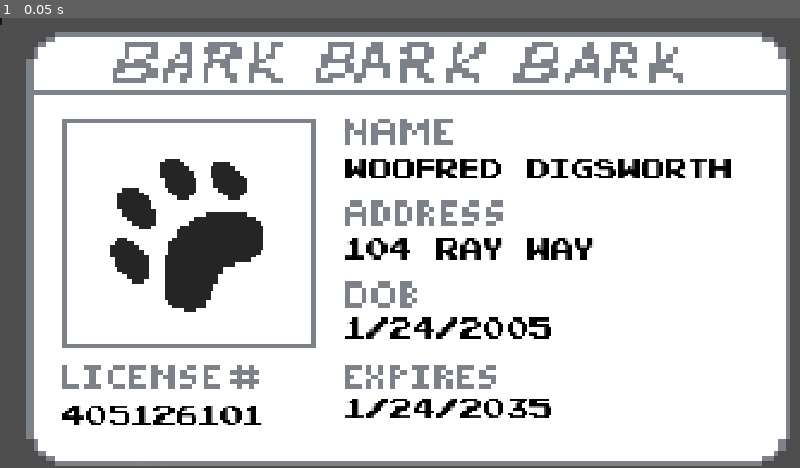
Above: before the commit, frame 1.
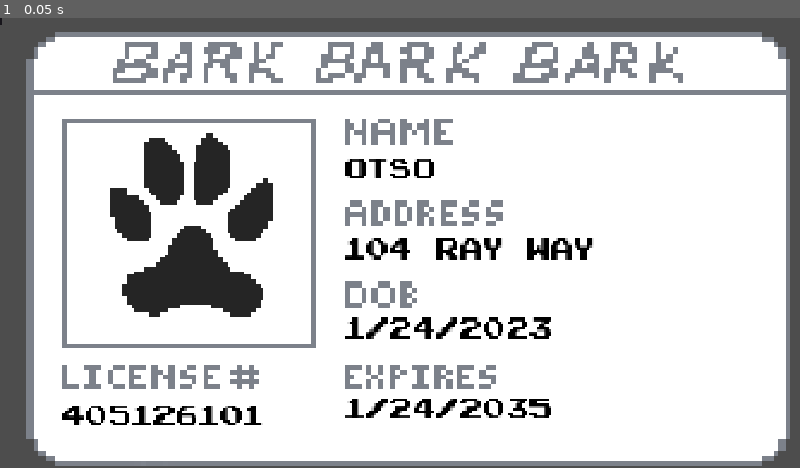
Above: after the commit, the same moment.

Repository: benjamin051000/ruff-night-out
Game: Godot game, scene res://tests/testidcheck.tscn
Same seed, same stepped clock (60 frames per second), same inputs: the game is played once before the commit and once after it. This scene is started directly instead of the project's main scene.
Inputs:
- Up to frame 1 (0.05 s): no input

The runs differ from the first frame. In frame 1, 4.7% of the frame differs, in the area x 13-92%, y 25-72%.

Commit message:
simplify newguesttype logic and inline it
Signed-off-by: Benjamin Wheeler <benjaminwheeler0510@gmail.com>

Diff:
--- a/src/characters/guest.gd
+++ b/src/characters/guest.gd
@@ -4,7 +4,6 @@
 
 @onready var speech_bubble: MarginContainer = $SpeechBubble
 @export var dogtype: DogType
-var real_or_fake
 var rand_minigame
 var dialogue
 
@@ -14,13 +13,6 @@
 var rest_point_bottom: Vector2
 
 @onready var sprite: AnimatedSprite2D = $AnimatedSprite2D
-
-func newguesttype():
-		real_or_fake = randi_range(0,9)
-		if  real_or_fake in range(3,9): # 30% chance of guest being fake
-			dogtype = DogType.REAL
-		else:
-			dogtype = DogType.FAKE
 
 
 func talk(dogType):  #for initial greeting to bouncer
@@ -42,7 +34,10 @@
 		position.x = lerp(position.x, rest_point_bottom.x, 2*delta)
 
 func _ready() -> void:
-	newguesttype()
+	if  randf() >= .3: # 30% chance of guest being fake
+		dogtype = DogType.REAL
+	else:
+		dogtype = DogType.FAKE
 	sprite.play()
 	#need to talk in the speech bubble depending on dogtype
 	#dialogue = talk(dogtype)
